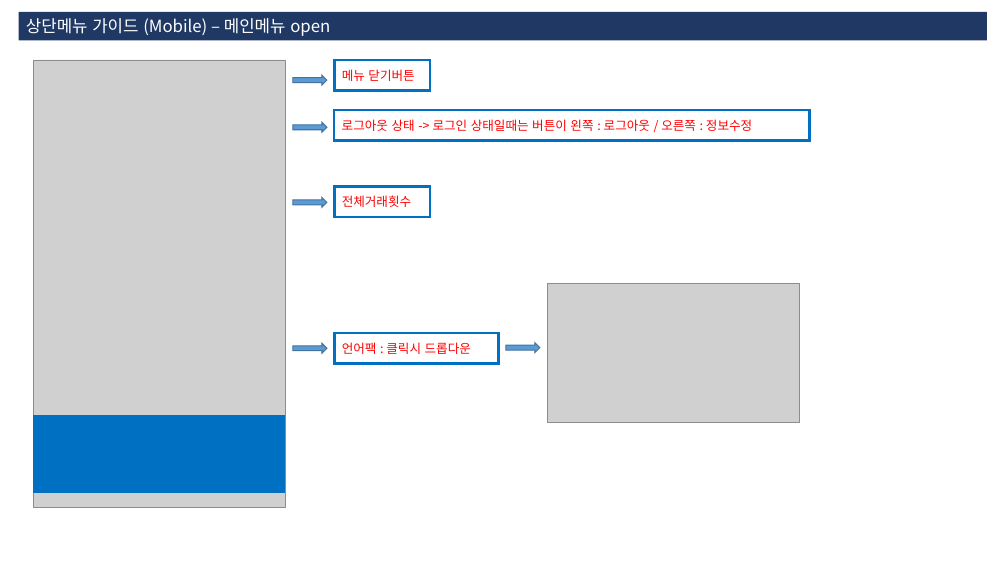
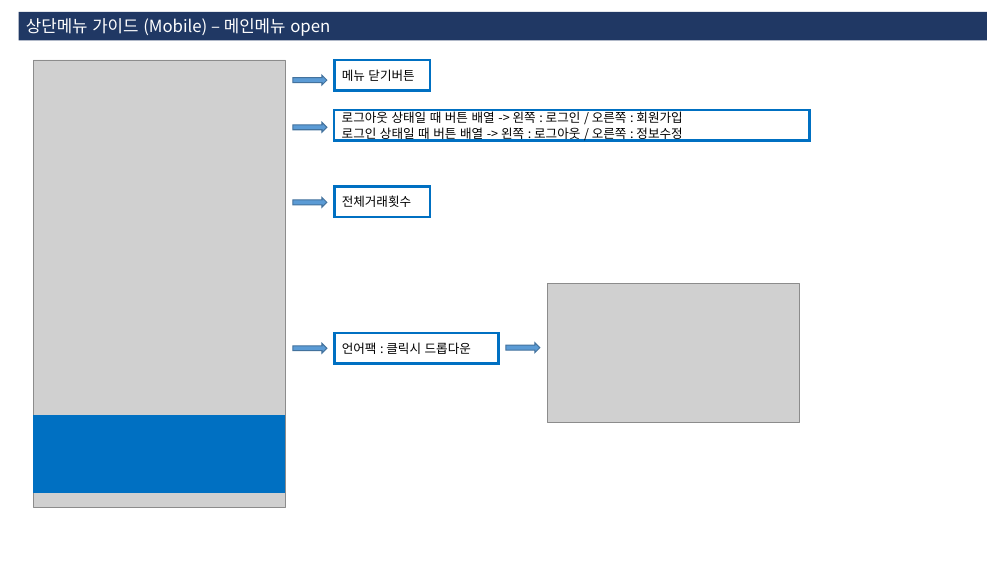
Before and after one commit to 3dwebart/html-publish, a slide deck: slide 5 of web/data/guide.pptx. Drawn at 1008x567 pixels with LibreOffice and Linux fonts; fonts in the diff are those of the drawing; grey boxes stand for pictures. Boxes give left, top, right and bottom in pixels: in the first picture for what was removed or moved away, otherwise in the second. Text is boxed around its words. In the diff, an @@ line names an element or a change of style, - is before the commit and + after.

```diff
--- a/web/data/guide.pptx
+++ b/web/data/guide.pptx
@@ text in rectangle at (342,109,682,141): text changed; text colour #FF0000 to #000000 @@
-로그아웃 상태 -> 로그인 상태일때는 버튼이 왼쪽 : 로그아웃 / 오른쪽 : 정보수정
+로그아웃 상태일 때 버튼 배열 -> 왼쪽 : 로그인 / 오른쪽 : 회원가입
+로그인 상태일 때 버튼 배열 -> 왼쪽 : 로그아웃 / 오른쪽 : 정보수정
@@ text colour #FF0000 to #000000 in 3 elements at (334,60,430,90), (334,187,430,217), (334,333,498,363) @@
```
Also in this commit, not shown: 4 other slides changed, 26 slides added, 12 slides removed, 14 other files.
